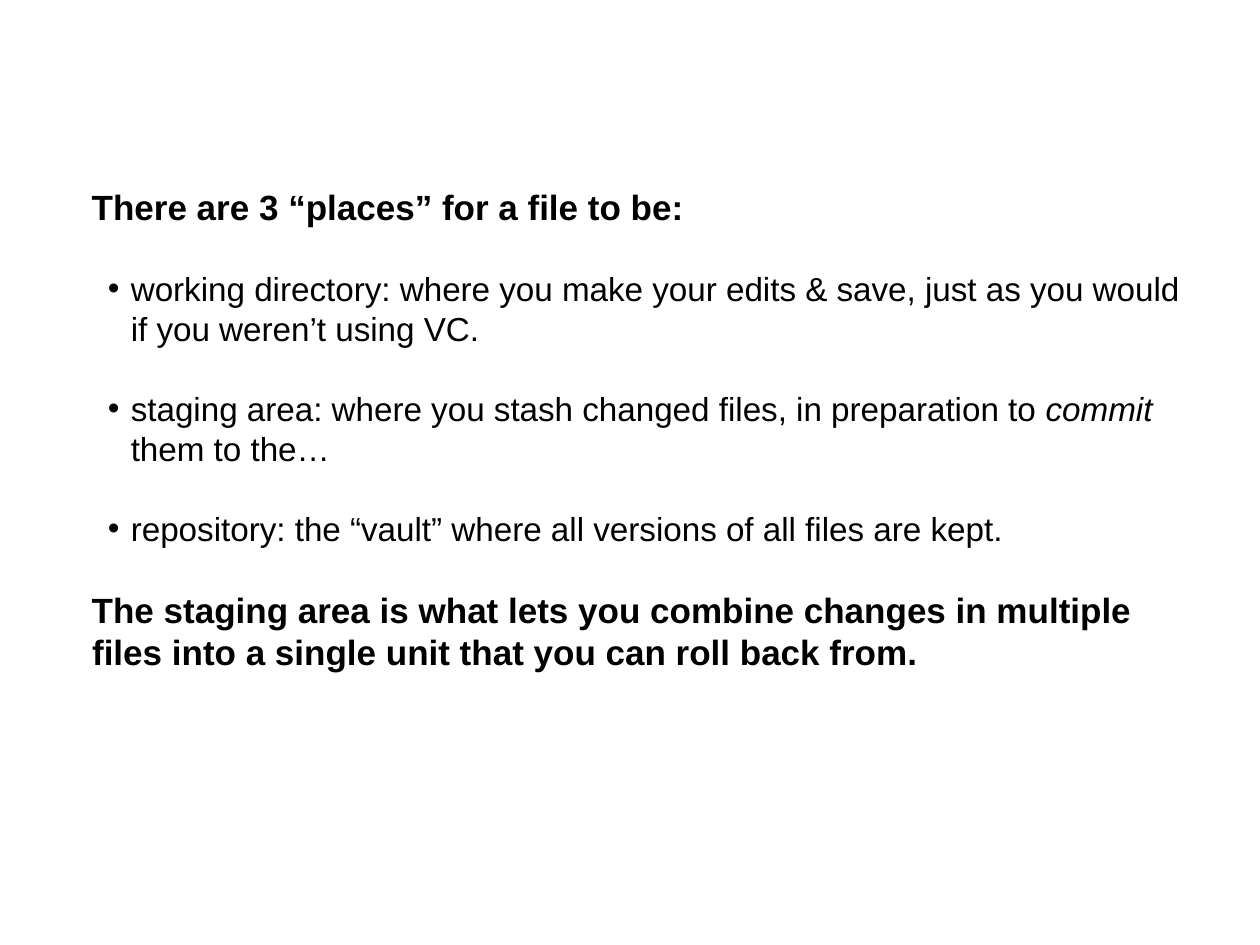
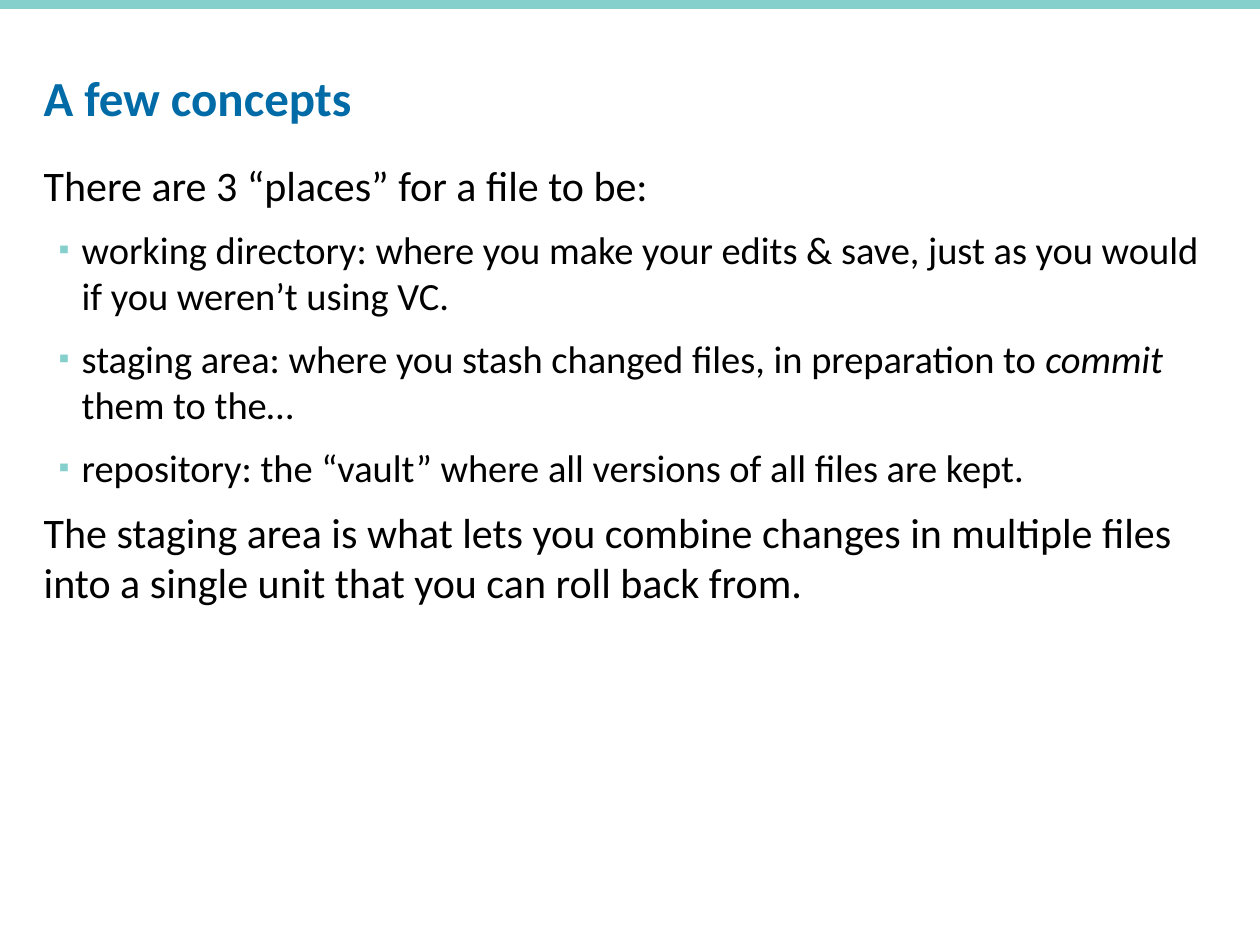
Before and after one commit to rpardee/git_demo, a slide deck: slide 11 of git_for_sas_programmers.pptx (slide 10 before the commit). Drawn at 1260x945 pixels with LibreOffice and Linux fonts; fonts in the diff are those of the drawing; background and template pictures are left out. Boxes give left, top, right and bottom in pixels: in the first picture for what was removed or moved away, otherwise in the second. Text is boxed around its words. In the diff, an @@ line names an element or a change of style, - is before the commit and + after.

```diff
--- a/git_for_sas_programmers.pptx
+++ b/git_for_sas_programmers.pptx
@@ rectangle added at (x1=0, y1=0, x2=1260, y2=9), fill #85CFCD @@
@@ title "A few concepts" moved from (x1=91, y1=37, x2=882, y2=123) to (x1=44, y1=82, x2=352, y2=124) @@
@@ title "A few concepts" at (x1=44, y1=82, x2=352, y2=124): size 26 to 28 pt, font Arial to Calibri, text colour #FFFFFF to #006BA6, bold on; line spacing 1 to 0.8 @@
@@ text "There are 3 “places” for ..." moved from (x1=92, y1=194, x2=1180, y2=672) to (x1=44, y1=171, x2=1199, y2=606) @@
@@ text "There are 3 “places” for ..." at (x1=44, y1=171, x2=1199, y2=606): size 20 to 24 pt, bold off in "There are 3 “places” for a file ...", "The staging area is what lets you ..."; font Arial to Calibri; size 19 to 22 pt in "working directory: where you make your edits ...", "staging area: where you stash changed files, ...", "repository: the “vault” where all versions of ..."; less space between paragraphs; bullet • to ▪ @@
```
Also in this commit, not shown: 13 other slides changed, 2 slides added, 1 slide removed, 3 other files.
